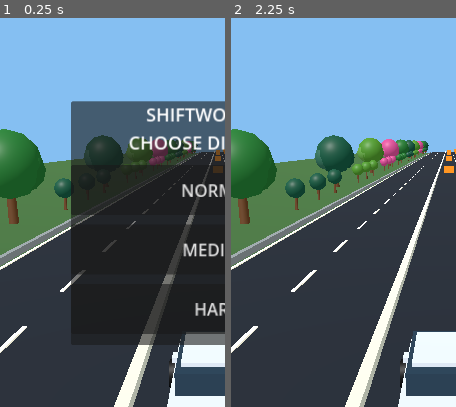
Above: before the commit, frames 1-2 (left to right).
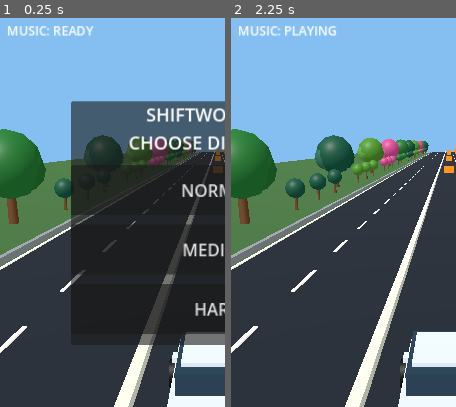
Above: after the commit, the same moments.

Repository: Mehedi13Wp/shiftworld-3d-
Game: Godot game, scene res://scenes/main.tscn
Two runs of this game, one before a commit and one after it. Both use one fixed random seed, a clock stepped at 60 frames per second and the inputs below.
Inputs:
- Up to frame 1 (0.25 s): no input
- Up to frame 2 (2.25 s): click "MEDIUM" at 0.5 s; click "RESTART" at 1.25 s; click "HARD" at 2 s
The pictures show only the part of the screen within x 2-52%, y 13-63%; the shares and areas given below are measured in that part.

The runs differ from the first frame. In frame 1, 0.6% of the frame differs, in the area x 3-42%, y 2-5%; in frame 2, 0.6%, in the area x 3-47%, y 2-5%.

Commit message:
Add visible music playback diagnostics and more audible synth frequencies

Diff:
--- a/scripts/game.gd
+++ b/scripts/game.gd
@@ -28,6 +28,7 @@
 var music_enabled := true
 var sound_enabled := true
 var music_player: AudioStreamPlayer
+var music_test_label: Label
 var effect_player: AudioStreamPlayer
 var music_button: Button
 var sound_button: Button
@@ -273,8 +274,8 @@
 		var beat := int(t * 4.0)
 		var local_beat := fmod(t * 4.0, 1.0)
 		var note: float = melody[beat % melody.size()]
-		var lead := sin(TAU * note * t) * exp(-local_beat * 4.0) * 0.12
-		var bass := sin(TAU * (55.0 if beat % 4 == 0 else 82.41) * t) * exp(-local_beat * 9.0) * 0.22
+		var lead := (sin(TAU * note * t) + 0.25 * sin(TAU * note * 2.0 * t)) * exp(-local_beat * 3.0) * 0.24
+		var bass := sin(TAU * (110.0 if beat % 4 == 0 else 164.82) * t) * exp(-local_beat * 7.0) * 0.24
 		var sample := int(clampf(lead + bass, -1.0, 1.0) * 32767.0)
 		if sample < 0:
 			sample += 65536
@@ -290,7 +291,8 @@
 	loop.loop_begin = 0
 	music_player = AudioStreamPlayer.new()
 	music_player.stream = loop
-	music_player.volume_db = 2.0
+	music_player.volume_db = 0.0
+	music_player.bus = "Master"
 	add_child(music_player)
 	music_player.finished.connect(func():
 		if music_enabled and game_started and not crashed:
@@ -307,6 +309,8 @@
 	speed = 0.0
 	if music_enabled and is_instance_valid(music_player):
 		music_player.play()
+		if is_instance_valid(music_test_label):
+			music_test_label.text = "MUSIC: PLAYING" if music_player.playing else "MUSIC: FAILED"
 
 func _create_ui() -> void:
 	var layer := CanvasLayer.new()
@@ -323,6 +327,11 @@
 	status_label.add_theme_font_size_override("font_size", 38)
 	ui.add_child(status_label)
 
+	music_test_label = Label.new()
+	music_test_label.position = Vector2(22, 208)
+	music_test_label.add_theme_font_size_override("font_size", 20)
+	music_test_label.text = "MUSIC: READY"
+	ui.add_child(music_test_label)
 	music_button = _button(ui, "MUSIC ON", Vector2(20, 135), Vector2(170, 65))
 	music_button.pressed.connect(func():
 		music_enabled = not music_enabled
@@ -331,6 +340,7 @@
 			music_player.play()
 		else:
 			music_player.stop()
+		music_test_label.text = "MUSIC: PLAYING" if music_player.playing else "MUSIC: OFF"
 	)
 	sound_button = _button(ui, "SOUND ON", Vector2(195, 135), Vector2(175, 65))
 	sound_button.pressed.connect(func():
